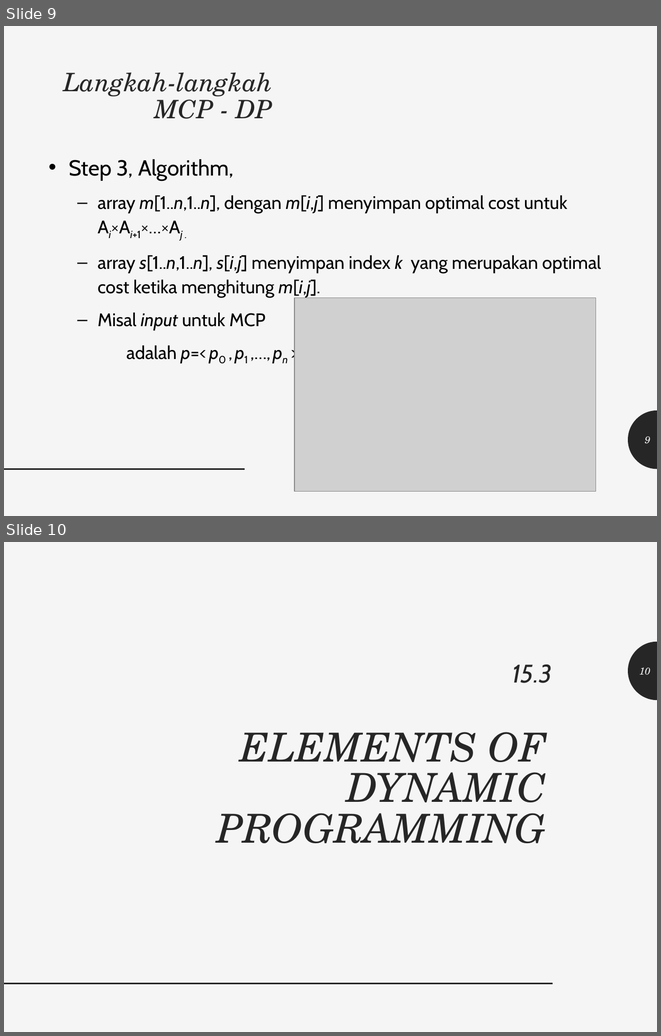
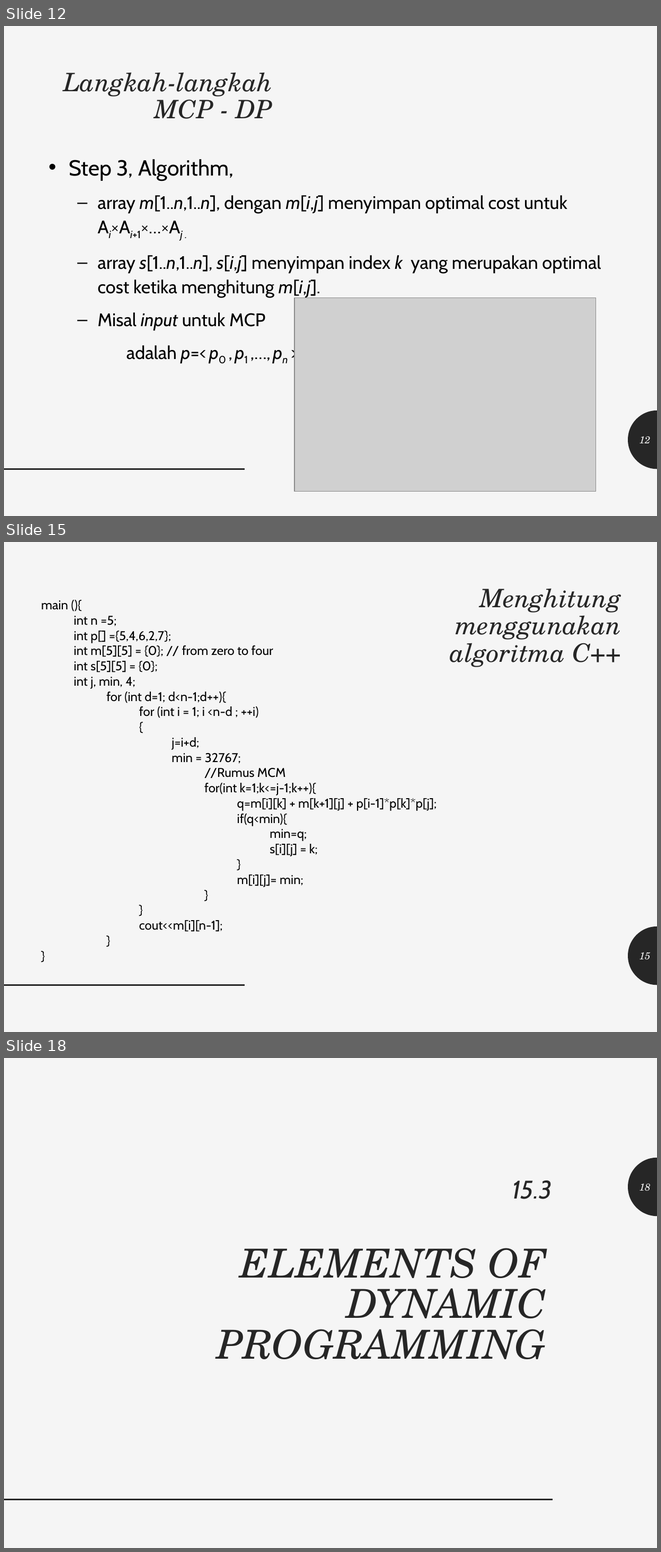
Before and after one commit to realicejoanne/analgo-01, a slide deck: Kelas - 5 (Presentasi UAS)/Analgo.pptx. Shown one above the other, each under a label of ours: slides 9 and 10 before the commit, slides 12, 15 and 18 after it; the slides between them are not shown. The pictures are 661x1036 and 661x1552 pixels, drawn with LibreOffice and Linux fonts; fonts in the diff are those of the drawing; grey boxes stand for pictures. Boxes give left, top, right and bottom in pixels: in the first picture for what was removed or moved away, otherwise in the second. Text is boxed around its words. In the diff, an @@ line names an element or a change of style, - is before the commit and + after.

```diff
--- a/Kelas - 5 (Presentasi UAS)/Analgo.pptx
+++ b/Kelas - 5 (Presentasi UAS)/Analgo.pptx
@@ slide 15 added at (4,542,657,1032), background #F5F5F5; not listed: 2 template elements that a slide beside it also shows @@
@@ title added at (450,588,621,667), 28 pt, text #262626, italic @@
+Menghitung menggunakan algoritma C++
@@ text added at (41,600,437,932), 14 pt, text #000000 @@
+main (){
+int n =5;
+int p[] ={5,4,6,2,7};
+int m[5][5] = {0}; // from zero to four
+int s[5][5] = {0};
+int j, min, 4;
+for (int d=1; d<n-1;d++){
+for (int i = 1; i <n-d ; ++i)
+{
+j=i+d;
+min = 32767;
+//Rumus MCM
+for(int k=1;k<=j-1;k++){
+q=m[i][k] + m[k+1][j] + p[i-1]*p[k]*p[j];
+if(q<min){
+min=q;
+s[i][j] = k;
+}
+m[i][j]= min;
+}
+}
+cout<<m[i][n-1];
+}
+}
@@ page number added at (639,952,651,960), 11 pt, text #F5F5F5, italic @@
+15
@@ what was slide 9 is now slide 12 @@
@@ page number at (639,436,651,443): text changed @@
-9
+12
@@ what was slide 10 is now slide 18 @@
@@ page number at (639,1183,651,1191): text changed @@
-10
+18
```
Also in this commit, not shown: 1 slide changed, 19 other slides added, 4 other files.
